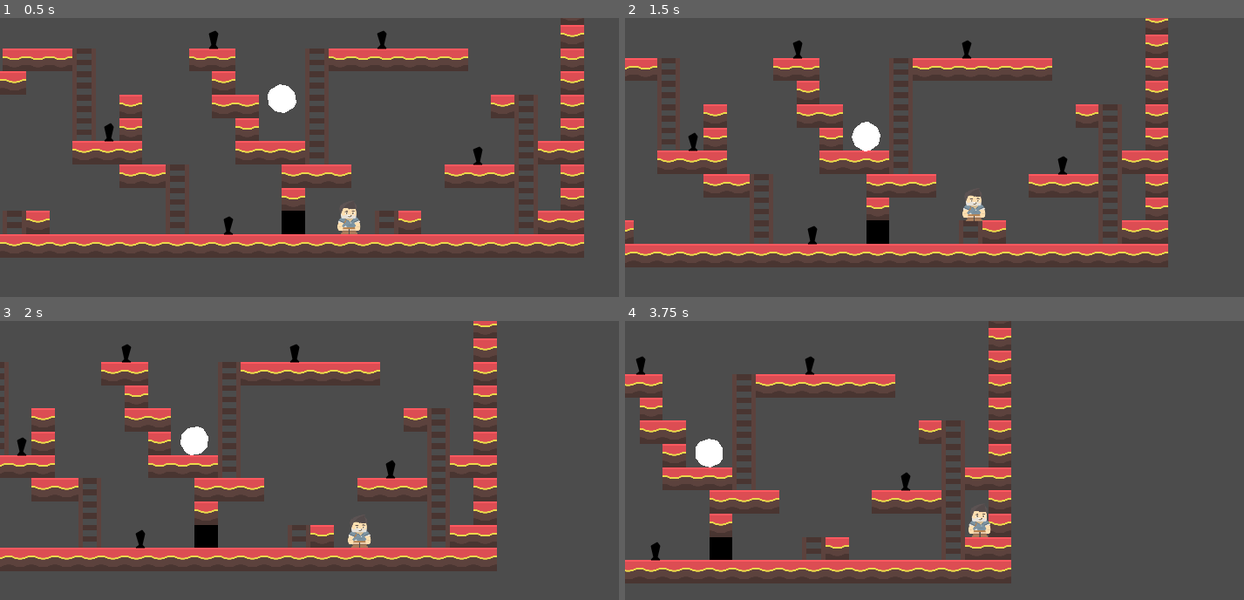
Above: before the commit, frames 1-4 (two rows, left to right).
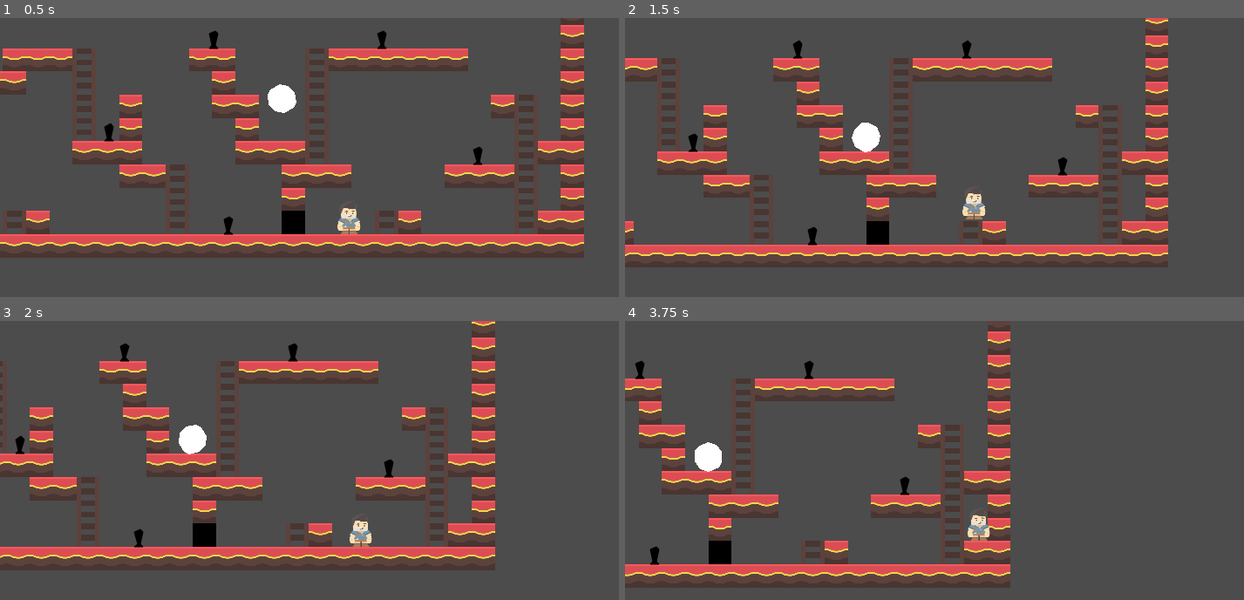
Above: after the commit, the same moments.

Repository: slavikse/life_is_not_the_end
Game: Godot game, scene res://scenes/main.tscn
Same seed, same stepped clock (60 frames per second), same inputs: the game is played once before the commit and once after it.
Inputs:
- Up to frame 1 (0.5 s): no input
- Up to frame 2 (1.5 s): hold Space (ui_up) 0.53-1.28 s; hold D (ui_right) from 0.53 s (still down); tap Space (ui_up) at 1.35 s
- Up to frame 3 (2 s): keep holding D (ui_right); tap Space (ui_up) at 1.52, 1.82 s
- Up to frame 4 (3.75 s): release D (ui_right) at 2.03 s; hold A (ui_left) 2.03-2.78 s; hold Space (ui_up) 2.03-2.78 s; hold D (ui_right) from 2.78 s (still down); tap Space (ui_up) at 2.85, 3.02, 3.32 s; hold Space (ui_up) from 3.53 s (still down)

Frame 1 is identical in both runs. In frame 2, 3.5% of the frame differs, in the area x 0-88%, y 0-86%; in frame 3, 6.2%; in frame 4, 13%, in the area x 0-63%, y 0-96%.

Commit message:
Упрощён запуск сцены спотыкания.
Улучшена система прыжков, падения и спотыкания.

Diff:
--- a/scenes/components/player/DeadPlayer.tscn
+++ b/scenes/components/player/DeadPlayer.tscn
@@ -10,10 +10,11 @@
 [node name="DeadPlayer" type="RigidBody2D"]
 collision_layer = 4
 collision_mask = 9
-gravity_scale = 25.0
+gravity_scale = 30.0
+can_sleep = false
 linear_damp = 2.0
 angular_damp = 5.0
-applied_torque = 40.0
+applied_torque = 30.0
 script = ExtResource( 3 )
 
 [node name="Sprite" type="Sprite" parent="."]
--- a/scenes/components/player/Player.tscn
+++ b/scenes/components/player/Player.tscn
@@ -11,7 +11,6 @@
 collision_mask = 9
 script = ExtResource( 1 )
 __meta__ = {
-"_edit_group_": true,
 "_edit_lock_": true
 }
 
--- a/scenes/components/zones/IsCanZoomOut.tscn
+++ b/scenes/components/zones/IsCanZoomOut.tscn
@@ -3,20 +3,26 @@
 [ext_resource path="res://scripts/components/zones/zoom_out_area.gd" type="Script" id=1]
 
 [node name="IsCanZoomOut" type="Area2D"]
+light_mask = 0
 gravity_vec = Vector2( 0, 0 )
 gravity = 0.0
 linear_damp = 0.0
 angular_damp = 0.0
+monitorable = false
+collision_layer = 0
+collision_mask = 2
 script = ExtResource( 1 )
 __meta__ = {
 "_edit_group_": true
 }
 
 [node name="Polygon2D" type="Polygon2D" parent="."]
+light_mask = 0
 color = Color( 0, 0, 0, 1 )
 polygon = PoolVector2Array( 0, 0, 0, -64, 64, -64, 64, 0 )
 
 [node name="CollisionPolygon2D" type="CollisionPolygon2D" parent="."]
+light_mask = 0
 position = Vector2( 8, 0 )
 polygon = PoolVector2Array( 0, -56, 48, -56, 48, -8, 0, -8 )
 [connection signal="body_entered" from="." to="." method="_on_IsCanZoomOut_body_entered"]
--- a/scripts/components/player/dead_player.gd
+++ b/scripts/components/player/dead_player.gd
@@ -1,23 +1,20 @@
-extends Node2D
+extends RigidBody2D
 
 onready var player_node := $'/root/Level/Player' as Player
 onready var player_sprite_node := player_node.get_node('Sprite') as Sprite
 
-onready var body_node := $'.' as RigidBody2D
 onready var sprite_node := $Sprite as Sprite
 onready var collision_shape_node := $CollisionShape2D as CollisionShape2D
 
 
 func _ready() -> void:
     position = player_node.position
-    body_node.set_linear_velocity(player_node.velocity)
     sprite_node.flip_h = player_sprite_node.flip_h
-
-
-#warning-ignore:unused_argument
-func _process(delta: float) -> void:
     sprite_node.scale = player_node.scale
     collision_shape_node.scale = player_node.scale
 
+    set_linear_velocity(player_node.velocity)
+
+
 # TODO определить, что тело в покое, т.е. упало и больше не двигается и тогда восстановить игрока.
 # TODO две физические капсулы, чтобы ноги были тяжелее
--- a/scripts/components/player/jump.gd
+++ b/scripts/components/player/jump.gd
@@ -1,5 +1,4 @@
-# N - Normal Shape
-# S - Small Shape
+# N - Normal Shape | S - Small Shape
 
 # JUMP_UP_MULTIPLIER - Должно быть меньше или равно 1.0
 # JUMP_DOWN_MULTIPLIER - Должно быть больше или равно 1.0
@@ -7,14 +6,14 @@
 const N_JUMP_POWER := 180.0
 const N_JUMP_UP_MULTIPLIER := 0.8
 const N_GRAVITY := 60.0
-const N_JUMP_DOWN_MULTIPLIER := 1.02
-const N_ROOF := 770.0
+const N_JUMP_DOWN_MULTIPLIER := 1.01
+const N_ROOF := 750.0
 
 const S_JUMP_POWER := 190.0
-const S_JUMP_UP_MULTIPLIER := 0.9
-const S_GRAVITY := 60.0
-const S_JUMP_DOWN_MULTIPLIER := 1.0
-const S_ROOF := 1000.0
+const S_JUMP_UP_MULTIPLIER := 0.95
+const S_GRAVITY := 55.0
+const S_JUMP_DOWN_MULTIPLIER := 1.00
+const S_ROOF := 1010.0
 
 # Начальное состояние Normal Shape (N_): shape.gd -> is_normal_shape := true
 var current_gravity := N_GRAVITY
@@ -24,8 +23,8 @@
 
 
 func jumping(y: float, is_normal_shape: bool) -> float:
-    y = 0
     current_gravity = N_GRAVITY if is_normal_shape else S_GRAVITY
+    current_jump_power = N_JUMP_POWER if is_normal_shape else S_JUMP_POWER
 
     if Input.is_action_just_pressed('ui_up'):
         is_jump_pressed = true
@@ -35,8 +34,6 @@
 
 
 func ceiling(y: float, is_normal_shape: bool) -> float:
-    Input.action_release('ui_up')
-
     is_jump_pressed = false
     y = N_GRAVITY if is_normal_shape else S_GRAVITY
 
@@ -44,23 +41,21 @@
 
 
 func continuous_jumping(y: float, is_normal_shape: bool) -> float:
-    var roof := N_ROOF if is_normal_shape else S_ROOF
-
-    if is_jump_pressed and Input.is_action_pressed('ui_up') and y > -roof:
+    if is_jump_pressed:
         current_jump_power *= N_JUMP_UP_MULTIPLIER if is_normal_shape else S_JUMP_UP_MULTIPLIER
         y -= current_jump_power
 
+        var roof := N_ROOF if is_normal_shape else S_ROOF
+
         if y < -roof:
             y = -roof
+            is_jump_pressed = false
 
     else:
-        is_jump_pressed = false
-
         current_gravity *= N_JUMP_DOWN_MULTIPLIER if is_normal_shape else S_JUMP_DOWN_MULTIPLIER
         y += current_gravity
 
     if Input.is_action_just_released('ui_up'):
         is_jump_pressed = false
-        current_jump_power = N_JUMP_POWER if is_normal_shape else S_JUMP_POWER
 
     return y
--- a/scripts/components/player/move.gd
+++ b/scripts/components/player/move.gd
@@ -1,5 +1,4 @@
-# N - Normal Shape
-# S - Small Shape
+# N - Normal Shape | S - Small Shape
 
 const N_SPEED := 70.0
 const N_INITIAL_SPEED := N_SPEED / 1.5
@@ -16,7 +15,7 @@
 
 
 func moving(x: float, is_normal_shape: bool) -> float:
-    move_controls()
+    controls()
 
     if is_left_pressed and is_right_pressed:
         x = fast_deceleration(x, is_normal_shape)
@@ -28,7 +27,7 @@
     return x
 
 
-func move_controls() -> void:
+func controls() -> void:
     if Input.is_action_just_pressed('ui_left'):
         is_left_pressed = true
 
--- a/scripts/components/player/player.gd
+++ b/scripts/components/player/player.gd
@@ -58,15 +58,14 @@
 
 
 func _on_Spike_stumbled() -> void:
+    visible = false
     is_stumbled = true
-    visible = false
 
 
 # TODO восстановить управление и переместить в новую позицию. удалить мертвеца
 # TODO анимация поднятия
 func risen(dead_position: Vector2) -> void:
     position = dead_position
-    print('dead_position', dead_position)
 
     is_stumbled = false
     visible = true
--- a/scripts/components/player/shape.gd
+++ b/scripts/components/player/shape.gd
@@ -1,7 +1,7 @@
 var is_normal_shape := true
+var normal_shape := Vector2(1.0, 1.0)
 var small_shape := Vector2(0.6, 0.6)
-var normal_shape := Vector2(1.0, 1.0)
-var interpolation_time := 0.6
+var interpolation_time := 0.4
 
 
 func transform(scale: Vector2) -> Vector2:
--- a/scripts/levels/level_01.gd
+++ b/scripts/levels/level_01.gd
@@ -1,13 +1,8 @@
 extends Node2D
 
 export(PackedScene) var DeadPlayerScene: PackedScene
-
 onready var dead_player_node := DeadPlayerScene.instance() as RigidBody2D
 
 
 func _on_Spike_stumbled() -> void:
     call_deferred('add_child', dead_player_node)
-
-#    yield(get_tree().create_timer(1), 'timeout')
-#    #warning-ignore:return_value_discarded
-#    get_tree().reload_current_scene()
